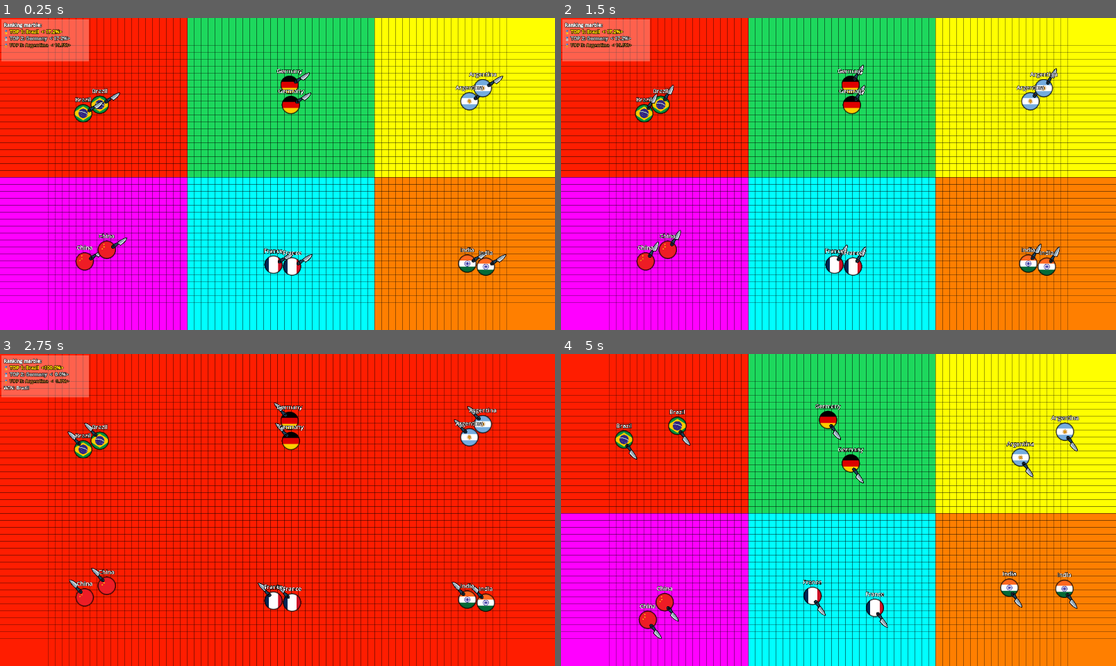
Above: before the commit, frames 1-4 (two rows, left to right).
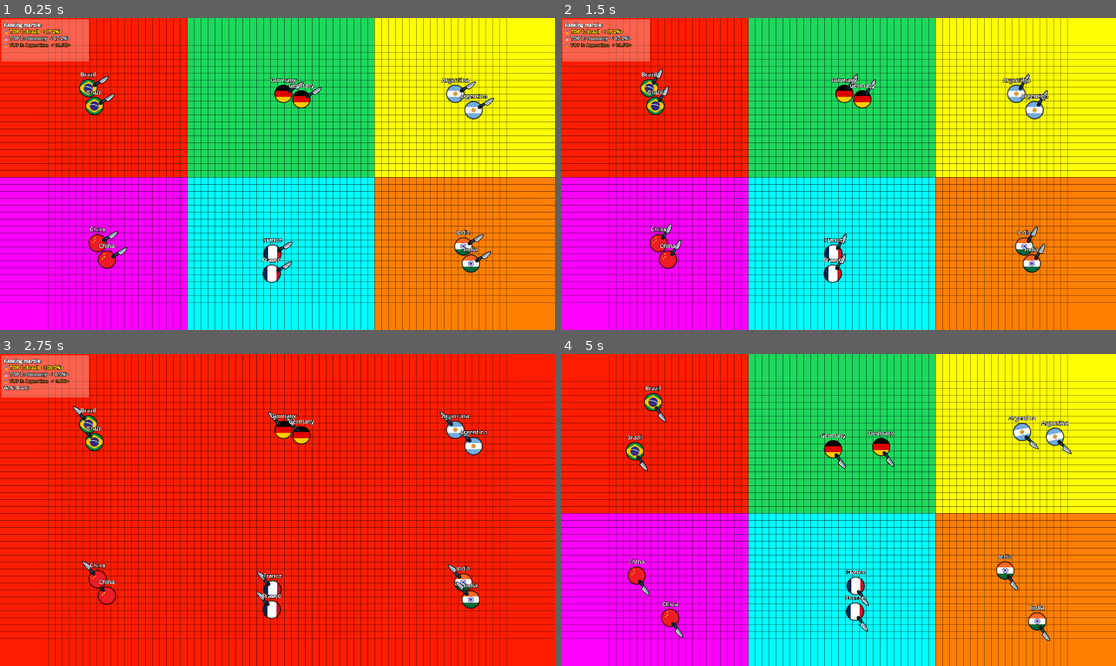
Above: after the commit, the same moments.

Repository: etximake/game-war-tenconfig-v1.0
Game: Godot game, scene res://Scenes/Level/Main.tscn
Two runs of this game, one before a commit and one after it. Both use one fixed random seed, a clock stepped at 60 frames per second and the inputs below.
Inputs:
- Up to frame 1 (0.25 s): no input
- Up to frame 2 (1.5 s): tap Enter at 0.5 s; tap R at 0.6 s; tap N at 1.35 s
- Up to frame 3 (2.75 s): tap K at 2.1 s
- Up to frame 4 (5 s): tap H at 2.85 s; tap P at 3.6 s; tap R at 4.35 s

The runs differ from the first frame. In frame 1, 4.2% of the frame differs, in the area x 13-92%, y 16-85%; in frame 2, 4.1%; in frame 3, 4.0%; in frame 4, 5.4%, in the area x 9-94%, y 10-93%.

Commit message:
fix cơ bản các lỗi, tiếp: test các luật

Diff:
--- a/Resources/Configs/default_game_config.tres
+++ b/Resources/Configs/default_game_config.tres
@@ -1,6 +1,7 @@
-[gd_resource type="Resource" script_class="GameConfig" load_steps=3 format=3 uid="uid://5hqy3anh0ycf"]
+[gd_resource type="Resource" script_class="GameConfig" load_steps=4 format=3 uid="uid://5hqy3anh0ycf"]
 
 [ext_resource type="Script" uid="uid://colug3a3offek" path="res://Scripts/Systems/game_config.gd" id="1"]
+[ext_resource type="Script" uid="uid://bewwjj3wwi3dc" path="res://Scripts/Systems/game_rule_event.gd" id="1_hd6tg"]
 [ext_resource type="Script" uid="uid://c402lff57jg35" path="res://Resources/marble_skin.gd" id="1_u114o"]
 
 [resource]
@@ -12,24 +13,15 @@
 weapon_rotate_speed = 4.0
 growth_step = 0.0
 combat_bias_strength = 0.4
-combat_sample_radius = 2
+combat_sample_radius = 1
 marbles_per_team = 2
-participant_rules_enabled = false
-participant_team_size_mult = PackedFloat32Array(2.5, 0.4)
-participant_team_speed_mult = PackedFloat32Array(0.7, 2)
-participant_team_count_mult = PackedFloat32Array(1, 20)
-rule_2_enabled = false
-rule_2_start_delay_sec = 15.0
-rule_2_period_sec = 15.0
-rule_2_small_speed_mult = 1.4
-rule_2_small_size_mult = 0.3
-rule_2_swarm_count_min = 2
-rule_2_swarm_count_max = 6
-rule_2_spawn_lifetime_sec = 10.0
-rule_2_enabled_marble_types = PackedStringArray()
-rule_3_zone_count = 4
-rule_3_boost_mult = 1.8
-rule_4_mini_speed_mult = 2.0
-rule_4_mini_size_mult = 0.4
-rule_5_enabled = false
-rng_seed = 5
+rule_1_marble_names = null
+rule_1_team_mult = null
+rule_2_marble_names = null
+rule_2_team_mult = null
+rule_3_marble_names = null
+rule_3_team_mult = null
+rule_4_marble_names = null
+rule_5_enabled = true
+rule_5_marble_names = null
+rng_seed = 3
--- a/Scripts/Level/world.gd
+++ b/Scripts/Level/world.gd
@@ -75,7 +75,6 @@
 	if config == null:
 		push_error("World: App.config is null")
 		return
-	_normalize_merged_rules()
 
 	_match_over = false
 
@@ -223,7 +222,7 @@
 
 	for zone in _speed_rain_zones:
 		var p: Vector2 = zone.get("pos", Vector2.ZERO)
-		var alpha: float = clamp(float(zone.get("ttl", 0.0)) / max(float(config.rule_3_zone_ttl_sec), 0.1), 0.25, 1.0)
+		var alpha: float = clamp(float(zone.get("ttl", 0.0)) / max(float(config.rule_5_zone_ttl_sec), 0.1), 0.25, 1.0)
 		var rect := Rect2(p - Vector2(cell_size * 0.5, cell_size * 0.5), Vector2(cell_size, cell_size))
 		draw_rect(rect, Color(1.0, 1.0, 0.35, (0.25 + 0.60 * blink_strength) * alpha), true)
 		draw_rect(rect.grow(1.0), Color(1.0, 1.0, 1.0, (0.35 + 0.65 * blink_strength) * alpha), false, 2.0)
@@ -793,7 +792,7 @@
 		var cx: int = rect.position.x + int(floor(float(rect.size.x) * 0.5))
 		var cy: int = rect.position.y + int(floor(float(rect.size.y) * 0.5))
 		var base_pos: Vector2 = grid.call("cell_to_world", Vector2i(cx, cy)) + Vector2(cs * 0.5, cs * 0.5)
-		var count_mult: float = _get_participant_mult(config.participant_team_count_mult, team, 1.0)
+		var count_mult: float = _get_rule_mult(GameRuleEvent.RuleType.RULE_3_PARTICIPANT_COUNT, team, 1.0)
 		var team_spawn_count: int = max(1, int(round(float(marbles_per_team) * count_mult)))
 
 		for i in range(team_spawn_count):
@@ -805,8 +804,8 @@
 			m.position = base_pos + Vector2(jx, jy)
 
 			m.team_id = clamp(team, 0, team_count - 1)
-			var team_speed_mult: float = _get_participant_mult(config.participant_team_speed_mult, team, 1.0)
-			var team_size_mult: float = _get_participant_mult(config.participant_team_size_mult, team, 1.0)
+			var team_speed_mult: float = _get_rule_mult(GameRuleEvent.RuleType.RULE_2_PARTICIPANT_SPEED, team, 1.0)
+			var team_size_mult: float = _get_rule_mult(GameRuleEvent.RuleType.RULE_1_PARTICIPANT_SIZE, team, 1.0)
 			m.move_speed = float(config.move_speed) * max(team_speed_mult, 0.05)
 			m.weapon_rotate_speed = float(config.weapon_rotate_speed) * max(team_speed_mult, 0.05)
 			m.size_scale = float(config.initial_size_scale) * clamp(team_size_mult, 0.2, 4.0)
@@ -1159,10 +1158,10 @@
 		return
 	if not bool(config.rule_4_enabled):
 		return
-	if not bool(config.rule_3_enabled):
-		return
-
-	var ttl: float = max(float(config.rule_4_flash_cell_ttl_sec), 0.1)
+
+	var ttl: float = 1.0
+	if "rule_4_flash_cell_ttl_sec" in config:
+		ttl = max(float(config.get("rule_4_flash_cell_ttl_sec")), 0.1)
 	var cell: Vector2i = grid.call("world_to_cell", world_pos)
 	var pos: Vector2 = grid.call("cell_to_world", cell) + Vector2(float(config.grid_cell_size) * 0.5, float(config.grid_cell_size) * 0.5)
 	_rule_4_flash_cells.append({"pos": pos, "ttl": ttl, "max_ttl": ttl})
@@ -1263,7 +1262,7 @@
 		rng.randi_range(0, max(0, int(config.grid_height) - 1))
 	)
 	var p := Vector2((float(cell.x) + 0.5) * cs, (float(cell.y) + 0.5) * cs)
-	_speed_rain_zones.append({"pos": p, "ttl": float(config.rule_3_zone_ttl_sec)})
+	_speed_rain_zones.append({"pos": p, "ttl": float(config.rule_5_zone_ttl_sec)})
 	if bool(config.rule_4_enabled):
 		_register_rule_4_flash_cell(p)
 
@@ -1274,7 +1273,7 @@
 	if _speed_rain_zones.is_empty() and _rule_4_flash_cells.is_empty():
 		return
 
-	var zone_radius: float = float(config.grid_cell_size) * max(float(config.rule_3_zone_radius_cells), 0.5)
+	var zone_radius: float = float(config.grid_cell_size) * max(float(config.rule_5_zone_radius_cells), 0.5)
 	for i in range(_speed_rain_zones.size() - 1, -1, -1):
 		var zone := _speed_rain_zones[i]
 		zone["ttl"] = float(zone.get("ttl", 0.0)) - delta
@@ -1290,8 +1289,14 @@
 			var zp: Vector2 = zone.get("pos", Vector2.ZERO)
 			if m.global_position.distance_to(zp) > zone_radius:
 				continue
-			var dur := rng.randf_range(float(config.rule_3_boost_duration_min_sec), float(config.rule_3_boost_duration_max_sec))
-			m.apply_temp_speed_boost(float(config.rule_3_boost_mult), dur, bool(config.rule_3_random_direction_enabled), float(config.rule_3_angle_min_deg), float(config.rule_3_angle_max_deg))
+			if not _is_rule_active_for_team(GameRuleEvent.RuleType.RULE_5_SPEED_RAIN, m.team_id):
+				continue
+
+			# ✅ FIX: Only trigger if boost is nearly expired or not active (prevent frame-by-frame jitter)
+			var boost_left: float = float(m.get("_temp_boost_left_sec")) if "_temp_boost_left_sec" in m else 0.0
+			if boost_left < 0.2:
+				var dur := rng.randf_range(float(config.rule_5_boost_duration_min_sec), float(config.rule_5_boost_duration_max_sec))
+				m.apply_temp_speed_boost(float(config.rule_5_boost_mult), dur, bool(config.rule_5_random_direction_enabled), float(config.rule_5_angle_min_deg), float(config.rule_5_angle_max_deg))
 			break
 
 	for i in range(_rule_4_flash_cells.size() - 1, -1, -1):
@@ -1306,7 +1311,9 @@
 
 
 func rule_infinite_spawn_tick() -> void:
-	if config == null or not config.rule_2_enabled:
+	if config == null:
+		return
+	if not (escalation_director.is_rule_active(GameRuleEvent.RuleType.RULE_4_SPAWN_PRESSURE) if escalation_director else config.rule_4_enabled):
 		return
 	var alive_teams := get_alive_team_ids()
 	if alive_teams.is_empty():
@@ -1314,14 +1321,14 @@
 	var eligible_teams: Array[int] = []
 	for team in alive_teams:
 		var team_id: int = int(team)
-		if _is_rule_2_enabled_for_team(team_id):
+		if _is_rule_active_for_team(GameRuleEvent.RuleType.RULE_4_SPAWN_PRESSURE, team_id):
 			eligible_teams.append(team_id)
 	if eligible_teams.is_empty():
 		return
-	if _get_leading_territory_ratio() >= float(config.rule_2_stop_fill_ratio):
-		return
-	var min_count: int = int(config.rule_2_swarm_count_min)
-	var max_count: int = int(config.rule_2_swarm_count_max)
+	if _get_leading_territory_ratio() >= float(config.rule_4_stop_fill_ratio):
+		return
+	var min_count: int = int(config.rule_4_swarm_count_min)
+	var max_count: int = int(config.rule_4_swarm_count_max)
 	if min_count > max_count:
 		var tmp := min_count
 		min_count = max_count
@@ -1331,32 +1338,71 @@
 		var team := int(eligible_teams[rng.randi_range(0, eligible_teams.size() - 1)])
 		_spawn_custom_marble_for_team(
 			team,
-			float(config.rule_2_small_size_mult),
-			float(config.rule_2_small_speed_mult),
-			float(config.rule_2_spawn_lifetime_sec),
+			float(config.rule_4_small_size_mult),
+			float(config.rule_4_small_speed_mult),
+			float(config.rule_4_spawn_lifetime_sec),
 			false
 		)
 
 
-func _is_rule_2_enabled_for_team(team: int) -> bool:
+func _get_leading_territory_ratio() -> float:
+	if config == null:
+		return 0.0
+	var ratios := get_territory_ratio_per_team()
+	var best: float = 0.0
+	for r in ratios:
+		best = max(best, float(r))
+	return best
+
+
+func _is_rule_active_for_team(rule_type: GameRuleEvent.RuleType, team: int) -> bool:
 	if config == null:
 		return false
 	if team < 0 or team >= team_count:
 		return false
 
+	var is_active := false
+	var allowed_names: PackedStringArray = PackedStringArray()
+
+	if rule_type == GameRuleEvent.RuleType.RULE_1_PARTICIPANT_SIZE:
+		is_active = escalation_director.is_rule_active(rule_type) if escalation_director else config.rule_1_enabled
+		allowed_names = config.rule_1_marble_names
+	elif rule_type == GameRuleEvent.RuleType.RULE_2_PARTICIPANT_SPEED:
+		is_active = escalation_director.is_rule_active(rule_type) if escalation_director else config.rule_2_enabled
+		allowed_names = config.rule_2_marble_names
+	elif rule_type == GameRuleEvent.RuleType.RULE_3_PARTICIPANT_COUNT:
+		is_active = escalation_director.is_rule_active(rule_type) if escalation_director else config.rule_3_enabled
+		allowed_names = config.rule_3_marble_names
+	elif rule_type == GameRuleEvent.RuleType.RULE_4_SPAWN_PRESSURE:
+		is_active = escalation_director.is_rule_active(rule_type) if escalation_director else config.rule_4_enabled
+		allowed_names = config.rule_4_marble_names
+	elif rule_type == GameRuleEvent.RuleType.RULE_5_SPEED_RAIN:
+		is_active = escalation_director.is_rule_active(rule_type) if escalation_director else config.rule_5_enabled
+		allowed_names = config.rule_5_marble_names
+
+	if not is_active:
+		return false
+
+	if allowed_names.is_empty():
+		return true
+
+	var skin_name := _get_team_sprite_name(team)
+	if skin_name == "":
+		return false
+
+	for allowed in allowed_names:
+		if skin_name.to_lower() == str(allowed).strip_edges().to_lower():
+			return true
+
+	return false
+
+func _get_team_sprite_name(team: int) -> String:
 	if available_skins.is_empty():
-		return true
+		return ""
 	var skin_idx: int = team % available_skins.size()
 	var skin := available_skins[skin_idx]
 	if skin == null:
-		return false
-
-	if skin.has_method("get") and bool(skin.get("rule_2_spawn_pressure_enabled")) == false:
-		return false
-
-	var enabled_types: PackedStringArray = config.rule_2_enabled_marble_types
-	if enabled_types.is_empty():
-		return true
+		return ""
 
 	var marble_type_name: String = ""
 	if skin.has_method("get"):
@@ -1365,60 +1411,30 @@
 		marble_type_name = skin.resource_name.strip_edges().to_lower()
 	if marble_type_name == "" and skin.resource_path != "":
 		marble_type_name = skin.resource_path.get_file().get_basename().strip_edges().to_lower()
-	if marble_type_name == "":
-		return false
-
-	for type_name in enabled_types:
-		if marble_type_name == str(type_name).strip_edges().to_lower():
-			return true
-	return false
-
-
-func _get_leading_territory_ratio() -> float:
-	if config == null:
-		return 0.0
-	var ratios := get_territory_ratio_per_team()
-	var best: float = 0.0
-	for r in ratios:
-		best = max(best, float(r))
-	return best
-
+	return marble_type_name
 
 func rule_speed_rain_tick() -> void:
-	if config == null or not config.rule_3_enabled:
-		return
-	var count: int = max(1, int(config.rule_3_zone_count))
+	if config == null:
+		return
+	if not (escalation_director.is_rule_active(GameRuleEvent.RuleType.RULE_5_SPEED_RAIN) if escalation_director else config.rule_5_enabled):
+		return
+	var count: int = max(1, int(config.rule_5_zone_count))
 	for i in range(count):
 		_spawn_speed_rain_zone()
 	queue_redraw()
 
-
-func _get_participant_mult(arr: PackedFloat32Array, team: int, fallback: float) -> float:
-	if config == null or not bool(config.participant_rules_enabled):
+func _get_rule_mult(rule_type: GameRuleEvent.RuleType, team: int, fallback: float) -> float:
+	if not _is_rule_active_for_team(rule_type, team):
 		return fallback
+
+	var arr: PackedFloat32Array = PackedFloat32Array()
+	if rule_type == GameRuleEvent.RuleType.RULE_1_PARTICIPANT_SIZE:
+		arr = config.rule_1_team_mult
+	elif rule_type == GameRuleEvent.RuleType.RULE_2_PARTICIPANT_SPEED:
+		arr = config.rule_2_team_mult
+	elif rule_type == GameRuleEvent.RuleType.RULE_3_PARTICIPANT_COUNT:
+		arr = config.rule_3_team_mult
+
 	if team >= 0 and team < arr.size():
 		return float(arr[team])
 	return fallback
-
-
-func _normalize_merged_rules() -> void:
-	if config == null:
-		return
-
-	config.rule_2_swarm_count_min = max(int(config.rule_2_swarm_count_min), 1)
-	config.rule_2_swarm_count_max = max(int(config.rule_2_swarm_count_max), int(config.rule_2_swarm_count_min))
-	config.rule_2_spawn_lifetime_sec = max(float(config.rule_2_spawn_lifetime_sec), 0.0)
-	config.rule_2_start_delay_sec = max(float(config.rule_2_start_delay_sec), 0.0)
-	config.rule_2_period_sec = max(float(config.rule_2_period_sec), 0.01)
-	config.rule_4_flash_cell_ttl_sec = max(float(config.rule_4_flash_cell_ttl_sec), 0.1)
-	config.rule_2_stop_fill_ratio = clamp(float(config.rule_2_stop_fill_ratio), 0.0, 1.0)
-
-	if bool(config.rule_5_enabled):
-		config.rule_3_random_direction_enabled = true
-		config.rule_3_angle_min_deg = float(config.rule_5_angle_min_deg)
-		config.rule_3_angle_max_deg = float(config.rule_5_angle_max_deg)
-
-	if config.rule_3_angle_min_deg > config.rule_3_angle_max_deg:
-		var ang_tmp := config.rule_3_angle_min_deg
-		config.rule_3_angle_min_deg = config.rule_3_angle_max_deg
-		config.rule_3_angle_max_deg = ang_tmp
--- a/Scripts/Marble/marble.gd
+++ b/Scripts/Marble/marble.gd
@@ -24,6 +24,7 @@
 var _external_speed_mult: float = 1.0
 var _temp_boost_mult: float = 1.0
 var _temp_boost_left_sec: float = 0.0
+const MAX_SPEED: float = 2500.0
 
 # ===== Simulation gate (intro mode) =====
 static var SIM_RUNNING: bool = false   # tất cả marble dùng chung
@@ -469,8 +470,13 @@
 
 func _recompute_speed() -> void:
 	var final_mult: float = max(_external_speed_mult * _temp_boost_mult, 0.01)
-	move_speed = speed * final_mult
+	# FIX: Always compute from BASE speed to prevent exponential growth
+	move_speed = _base_move_speed * final_mult
 	weapon_rotate_speed = _base_weapon_rotate_speed * final_mult
+
+	# Safety clamp for move_speed property
+	if move_speed > MAX_SPEED:
+		move_speed = MAX_SPEED
 
 
 func set_team(new_team: int) -> void:
@@ -737,14 +743,12 @@
 			_move_dir = base_dir
 			_wall_cooldown = 0.25
 
-	# Remove maximum limit on knockback or just limit the base velocity
-	if _sweep_knockback_vel.length() < 10.0:
-		if v.length() > move_speed:
-			v = v.normalized() * move_speed
-	else:
-		# Giới hạn xíu nếu knockback quá to
-		if v.length() > move_speed + _sweep_knockback_vel.length():
-			v = v.normalized() * (move_speed + _sweep_knockback_vel.length())
+	# Limit final velocity based on current move_speed and safety constant
+	var current_max: float = max(move_speed + _sweep_knockback_vel.length(), 100.0)
+	current_max = min(current_max, MAX_SPEED)
+
+	if v.length() > current_max:
+		v = v.normalized() * current_max
 
 	state.linear_velocity = v
 	_current_velocity = v
--- a/Scripts/Systems/escalation_director.gd
+++ b/Scripts/Systems/escalation_director.gd
@@ -5,9 +5,10 @@
 var config: GameConfig = null
 var match_time_sec: float = 0.0
 
-var _acc_rule_2: float = 0.0
-var _acc_rule_3: float = 0.0
-var _rule_2_started: bool = false
+var _acc_rule_4: float = 0.0
+var _acc_rule_5: float = 0.0
+var _rule_4_started: bool = false
+var _active_rules: Dictionary = {} # RuleType -> bool
 
 func setup(p_world: Node) -> void:
 	world = p_world
@@ -18,9 +19,21 @@
 
 func reset_state() -> void:
 	match_time_sec = 0.0
-	_acc_rule_2 = 0.0
-	_acc_rule_3 = 0.0
-	_rule_2_started = false
+	_acc_rule_4 = 0.0
+	_acc_rule_5 = 0.0
+	_rule_4_started = false
+	_active_rules.clear()
+
+	if config != null:
+		_active_rules[GameRuleEvent.RuleType.RULE_1_PARTICIPANT_SIZE] = config.rule_1_enabled
+		_active_rules[GameRuleEvent.RuleType.RULE_2_PARTICIPANT_SPEED] = config.rule_2_enabled
+		_active_rules[GameRuleEvent.RuleType.RULE_3_PARTICIPANT_COUNT] = config.rule_3_enabled
+		_active_rules[GameRuleEvent.RuleType.RULE_4_SPAWN_PRESSURE] = config.rule_4_enabled
+		_active_rules[GameRuleEvent.RuleType.RULE_5_SPEED_RAIN] = config.rule_5_enabled
+
+
+func is_rule_active(rule_type: GameRuleEvent.RuleType) -> bool:
+	return _active_rules.get(rule_type, false)
 
 
 func _process(delta: float) -> void:
@@ -29,21 +42,40 @@
 
 	match_time_sec += delta
 
-	_tick_rule_2(delta)
-	_tick_rule(delta, config.rule_3_enabled, config.rule_3_period_sec, "_acc_rule_3", "rule_speed_rain_tick")
+	_process_automation()
+
+	_tick_rule_4(delta)
+	_tick_rule(delta, is_rule_active(GameRuleEvent.RuleType.RULE_5_SPEED_RAIN), config.rule_5_period_sec, "_acc_rule_5", "rule_speed_rain_tick")
 
 
-func _tick_rule_2(delta: float) -> void:
-	if not config.rule_2_enabled:
+func _process_automation() -> void:
+	if not config.automation_preset_enabled or config.automation_timeline.is_empty():
 		return
 
-	var start_delay_sec: float = max(float(config.rule_2_start_delay_sec), 0.0)
-	if not _rule_2_started:
-		if match_time_sec < start_delay_sec:
-			return
-		_rule_2_started = true
+	# Reset all to false when automation is tracking and override them
+	for k in _active_rules.keys():
+		_active_rules[k] = false
 
-	_tick_rule(delta, true, config.rule_2_period_sec, "_acc_rule_2", "rule_infinite_spawn_tick")
+	for event in config.automation_timeline:
+		if event == null or event.rule_index == GameRuleEvent.RuleType.NONE:
+			continue
+
+		var start: float = event.start_time_sec
+		var duration: float = event.duration_sec
+
+		if match_time_sec >= start:
+			if duration <= 0.0 or match_time_sec <= (start + duration):
+				_active_rules[event.rule_index] = true
+
+
+func _tick_rule_4(delta: float) -> void:
+	if not is_rule_active(GameRuleEvent.RuleType.RULE_4_SPAWN_PRESSURE):
+		return
+
+	if not _rule_4_started:
+		_rule_4_started = true
+
+	_tick_rule(delta, true, config.rule_4_period_sec, "_acc_rule_4", "rule_infinite_spawn_tick")
 
 
 func _tick_rule(delta: float, enabled: bool, period_sec: float, acc_name: StringName, method_name: StringName) -> void:
--- a/Scripts/Systems/game_config.gd
+++ b/Scripts/Systems/game_config.gd
@@ -48,55 +48,56 @@
 @export var marbles_per_team: int = 1
 
 # =========================
-# participant_rules
+# game_rules
 # =========================
-@export_group("participant_rules")
-@export var participant_rules_enabled: bool = true
-@export var participant_team_size_mult: PackedFloat32Array = PackedFloat32Array([1.0, 1.0, 1.0, 1.0])
-@export var participant_team_speed_mult: PackedFloat32Array = PackedFloat32Array([1.0, 1.0, 1.0, 1.0])
-@export var participant_team_count_mult: PackedFloat32Array = PackedFloat32Array([1.0, 1.0, 1.0, 1.0])
+@export_group("game_rules")
+
+@export_subgroup("rule_1_participant_size")
+@export var rule_1_enabled: bool = false
+@export var rule_1_marble_names: PackedStringArray = PackedStringArray()
+@export var rule_1_team_mult: PackedFloat32Array = PackedFloat32Array([1.0, 1.0, 1.0, 1.0, 1.0, 1.0])
+
+@export_subgroup("rule_2_participant_speed")
+@export var rule_2_enabled: bool = false
+@export var rule_2_marble_names: PackedStringArray = PackedStringArray()
+@export var rule_2_team_mult: PackedFloat32Array = PackedFloat32Array([1.0, 1.0, 1.0, 1.0, 1.0, 1.0])
+
+@export_subgroup("rule_3_participant_count")
+@export var rule_3_enabled: bool = false
+@export var rule_3_marble_names: PackedStringArray = PackedStringArray()
+@export var rule_3_team_mult: PackedFloat32Array = PackedFloat32Array([1.0, 1.0, 1.0, 1.0, 1.0, 1.0])
+
+@export_subgroup("rule_4_spawn_pressure")
+@export var rule_4_enabled: bool = false
+@export var rule_4_marble_names: PackedStringArray = PackedStringArray()
+@export var rule_4_period_sec: float = 10.0
+@export var rule_4_small_speed_mult: float = 1.35
+@export var rule_4_small_size_mult: float = 0.7
+@export var rule_4_stop_fill_ratio: float = 0.96
+@export var rule_4_swarm_count_min: int = 1
+@export var rule_4_swarm_count_max: int = 1
+@export var rule_4_spawn_lifetime_sec: float = 0.0
+
+@export_subgroup("rule_5_speed_rain")
+@export var rule_5_enabled: bool = false
+@export var rule_5_marble_names: PackedStringArray = PackedStringArray()
+@export var rule_5_period_sec: float = 6.0
+@export var rule_5_zone_count: int = 6
+@export var rule_5_zone_radius_cells: float = 1.0
+@export var rule_5_boost_mult: float = 1.7
+@export var rule_5_boost_duration_min_sec: float = 2.0
+@export var rule_5_boost_duration_max_sec: float = 3.0
+@export var rule_5_zone_ttl_sec: float = 4.0
+@export var rule_5_random_direction_enabled: bool = true
+@export var rule_5_angle_min_deg: float = 30.0
+@export var rule_5_angle_max_deg: float = 180.0
 
 # =========================
-# escalation_rules (đã hợp nhất: 2+4 và 3+5)
+# automation
 # =========================
-@export_group("escalation_rules")
-@export_subgroup("rule_2_spawn_pressure (merged with old rule_4_mini_marble_swarm)")
-@export var rule_2_enabled: bool = true
-@export var rule_2_start_delay_sec: float = 10.0
-@export var rule_2_period_sec: float = 10.0
-@export var rule_2_small_speed_mult: float = 1.35
-@export var rule_2_small_size_mult: float = 0.7
-@export var rule_2_stop_fill_ratio: float = 0.96
-@export var rule_2_swarm_count_min: int = 1
-@export var rule_2_swarm_count_max: int = 1
-@export var rule_2_spawn_lifetime_sec: float = 0.0
-@export var rule_2_enabled_marble_types: PackedStringArray = PackedStringArray()
-
-@export_subgroup("rule_3_speed_rain (merged with old rule_5_random_direction_boost)")
-@export var rule_3_enabled: bool = true
-@export var rule_3_period_sec: float = 6.0
-@export var rule_3_zone_count: int = 6
-@export var rule_3_zone_radius_cells: float = 1.0
-@export var rule_3_boost_mult: float = 1.7
-@export var rule_3_boost_duration_min_sec: float = 2.0
-@export var rule_3_boost_duration_max_sec: float = 3.0
-@export var rule_3_zone_ttl_sec: float = 4.0
-@export var rule_3_random_direction_enabled: bool = true
-@export var rule_3_angle_min_deg: float = 30.0
-@export var rule_3_angle_max_deg: float = 180.0
-
-# Legacy aliases để không làm vỡ preset cũ (rule 4,5)
-@export_storage var rule_4_enabled: bool = true
-@export_storage var rule_4_period_sec: float = 15.0
-@export_storage var rule_4_swarm_count_min: int = 5
-@export_storage var rule_4_swarm_count_max: int = 10
-@export_storage var rule_4_mini_lifetime_sec: float = 6.0
-@export_storage var rule_4_mini_speed_mult: float = 1.45
-@export_storage var rule_4_mini_size_mult: float = 0.6
-@export_storage var rule_4_flash_cell_ttl_sec: float = 0.9
-@export_storage var rule_5_enabled: bool = true
-@export_storage var rule_5_angle_min_deg: float = 30.0
-@export_storage var rule_5_angle_max_deg: float = 180.0
+@export_group("automation")
+@export var automation_preset_enabled: bool = false
+@export var automation_timeline: Array[GameRuleEvent] = []
 
 # =========================
 # fx
--- /dev/null
+++ b/Scripts/Systems/game_rule_event.gd
@@ -0,0 +1,15 @@
+extends Resource
+class_name GameRuleEvent
+
+enum RuleType {
+	NONE = 0,
+	RULE_1_PARTICIPANT_SIZE = 1,
+	RULE_2_PARTICIPANT_SPEED = 2,
+	RULE_3_PARTICIPANT_COUNT = 3,
+	RULE_4_SPAWN_PRESSURE = 4,
+	RULE_5_SPEED_RAIN = 5
+}
+
+@export var start_time_sec: float = 0.0
+@export var duration_sec: float = 0.0 # 0 means infinite
+@export var rule_index: RuleType = RuleType.NONE
Not shown, removed: New Text Document.txt
Not shown, added: Scripts/Systems/game_rule_event.gd.uid
Not shown, changed: docs/RULES_PARAMETERS.md
